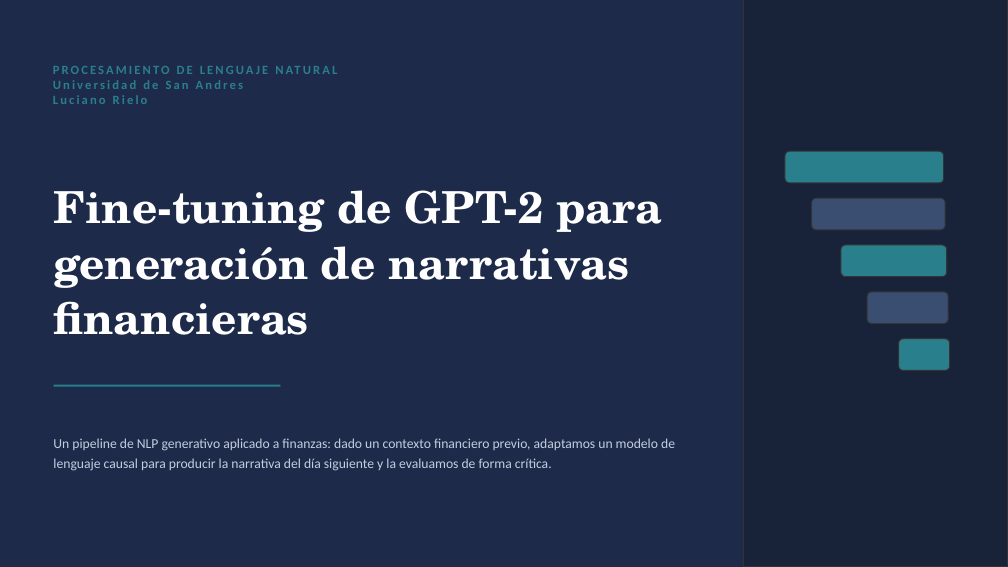
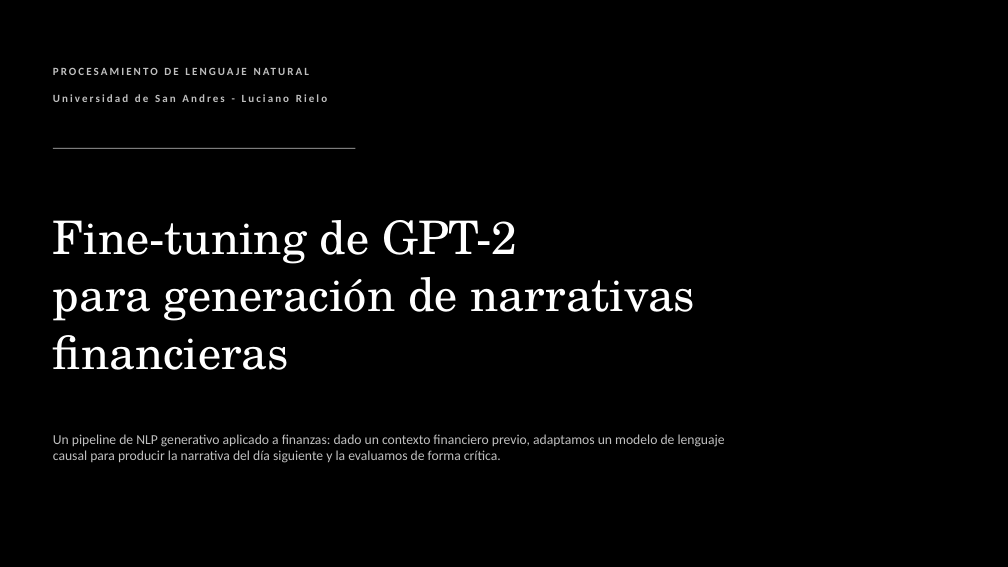
Before and after one commit to LucianoRielo/news-ai-generator, a slide deck: slide 1 of presentacion_nlp_finanzas.pptx. Drawn at 1008x567 pixels with LibreOffice and Linux fonts; fonts in the diff are those of the drawing. Boxes give left, top, right and bottom in pixels: in the first picture for what was removed or moved away, otherwise in the second. Text is boxed around its words. In the diff, an @@ line names an element or a change of style, - is before the commit and + after.

```diff
--- a/presentacion_nlp_finanzas.pptx
+++ b/presentacion_nlp_finanzas.pptx
@@ background #1E2A4A to #000000 @@
@@ rectangle removed at [743, 0, 1008, 567] @@
@@ text "PROCESAMIENTO DE LENGUAJE NATURAL" at [53, 94, 327, 102]: size 12 to 10.5 pt, text colour #2A7F8C to #BFBFBF in "PROCESAMIENTO DE LENGUAJE NATURAL" @@
@@ text at [53, 94, 327, 102]: text changed; size 12 to 10.5 pt; text colour #2A7F8C to #BFBFBF @@
-Universidad de San Andres
-Luciano Rielo
+Universidad de San Andres - Luciano Rielo
@@ line added from (53, 148) to (355, 148), #BFBFBF 0.75 pt @@
@@ rounded rectangle removed at [785, 151, 944, 183] @@
@@ text "Fine-tuning de GPT-2": place and size @@
-text "Fine-tuning de GPT-2" at [53, 190, 662, 335]
+text "Fine-tuning de GPT-2" at [53, 220, 696, 370]
@@ text "Fine-tuning de GPT-2" at [53, 220, 696, 370]: vertical alignment middle to top @@
@@ rounded rectangle removed at [812, 198, 946, 230] @@
@@ text at [53, 220, 696, 321]: text changed; size 42 to 44 pt; bold off @@
-Fine-tuning de GPT-2 para
-generación de narrativas
+Fine-tuning de GPT-2
+para generación de narrativas
@@ rounded rectangle removed at [841, 245, 947, 277] @@
@@ rounded rectangle removed at [867, 292, 948, 324] @@
@@ text at [53, 335, 289, 370]: size 42 to 44 pt, bold off in "financieras"; line spacing 1.05 to 1; more space between paragraphs @@
@@ rounded rectangle removed at [899, 339, 951, 371] @@
@@ line removed from (54, 386) to (281, 386) @@
@@ text "Un pipeline de NLP generativo ..." at [53, 434, 725, 463]: text colour #C2CEDF to #BFBFBF; line spacing 1.25 to 1; vertical alignment middle to top @@
```
Also in this commit, not shown: 10 other slides changed, 1 slide removed.
